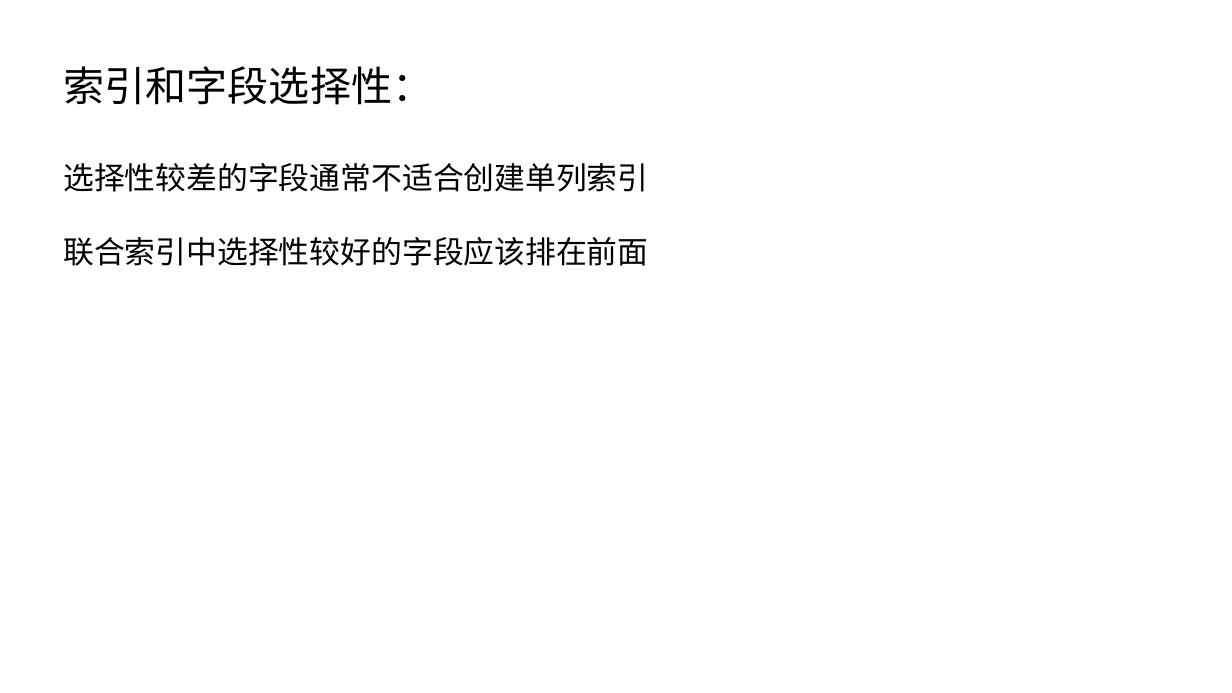
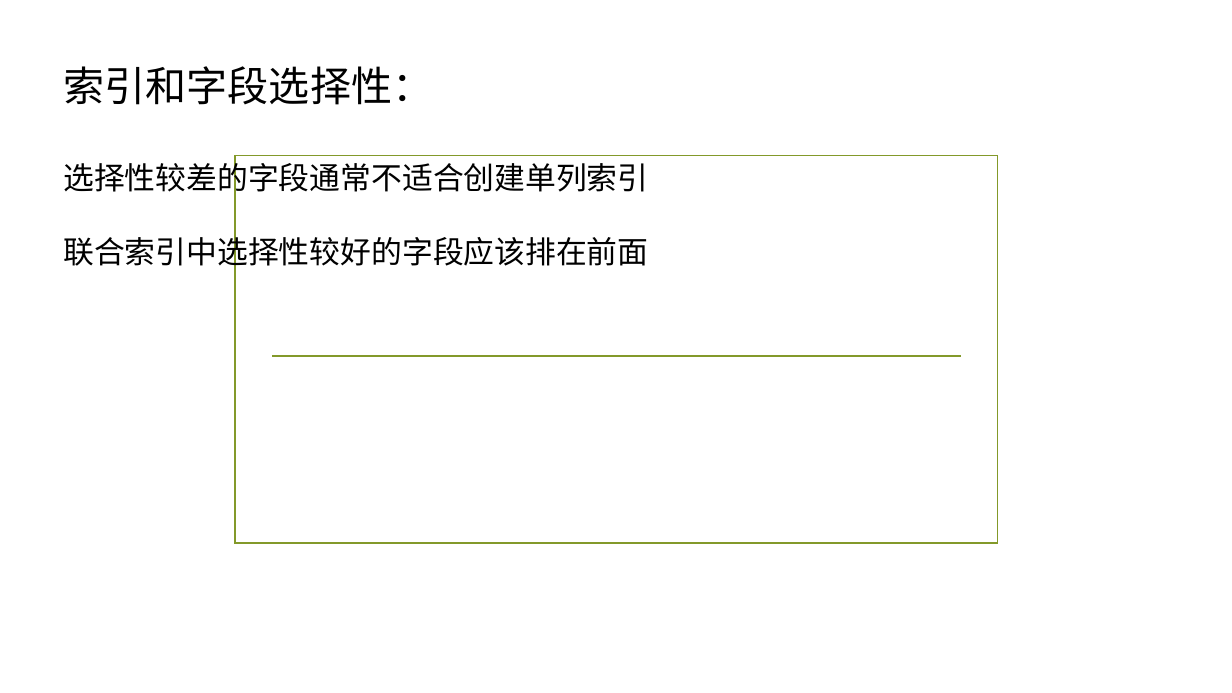
Before and after one commit to ronghuaihai/sharefiles, a slide deck: slide 21 of 数据库演示.pptx (slide 35 before the commit). Drawn at 1232x693 pixels with LibreOffice and Linux fonts; fonts in the diff are those of the drawing; background and template pictures are left out. Boxes give left, top, right and bottom in pixels: in the first picture for what was removed or moved away, otherwise in the second. Text is boxed around its words. In the diff, an @@ line names an element or a change of style, - is before the commit and + after.

```diff
--- a/数据库演示.pptx
+++ b/数据库演示.pptx
@@ rectangle added at (236,156,998,543), outline #83992A 1.25 pt @@
@@ line added from (272, 356) to (961, 356), #83992A 1.25 pt @@
```
Also in this commit, not shown: 14 other slides changed, 8 slides added, 2 slides removed, 3 other files.
